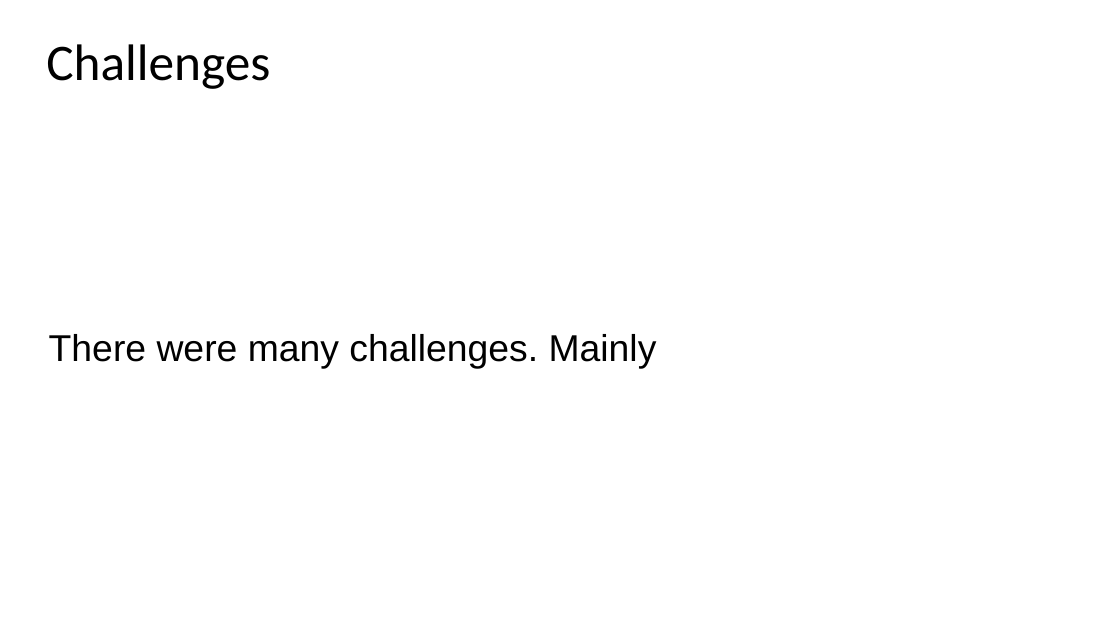
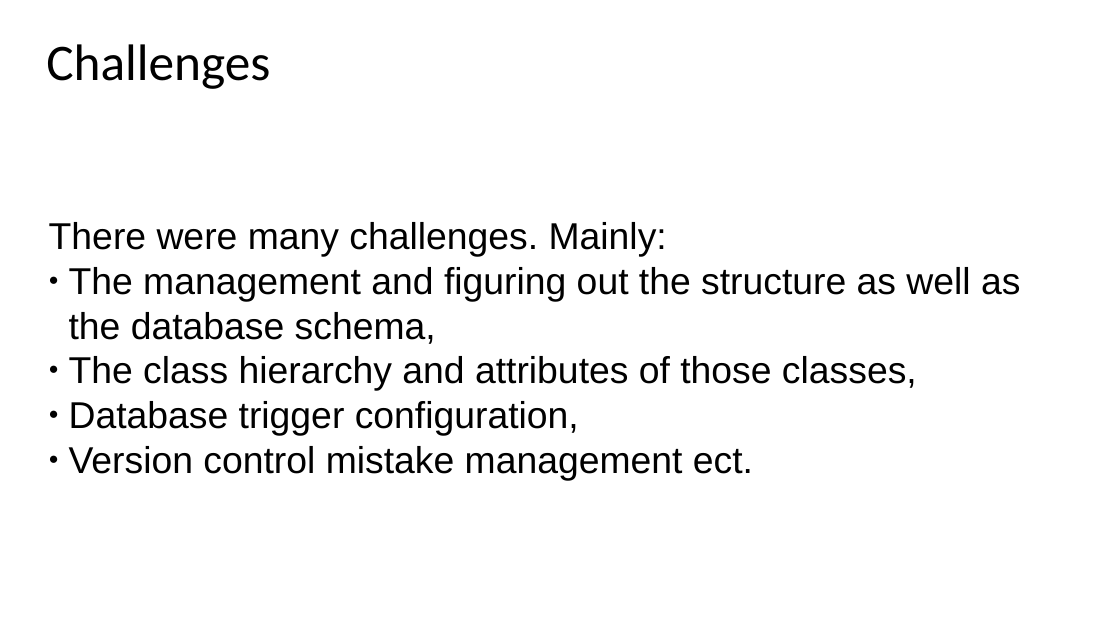
Before and after one commit to wallmenis/exercise, a slide deck: slide 16 of presentation/Presentation.pptx. Drawn at 1120x630 pixels with LibreOffice and Linux fonts; fonts in the diff are those of the drawing; background and template pictures are left out. Boxes give left, top, right and bottom in pixels: in the first picture for what was removed or moved away, otherwise in the second. Text is boxed around its words. In the diff, an @@ line names an element or a change of style, - is before the commit and + after.

```diff
--- a/presentation/Presentation.pptx
+++ b/presentation/Presentation.pptx
@@ subtitle at <box>49,222,1020,481</box>: text changed @@
-There were many challenges. Mainly
+There were many challenges. Mainly:
+● The management and figuring out the structure as well as the database schema,
+● The class hierarchy and attributes of those classes,
+● Database trigger configuration,
+● Version control mistake management ect.
```
Also in this commit, not shown: 1 other slide changed, 4 slides added, 4 slides removed.
